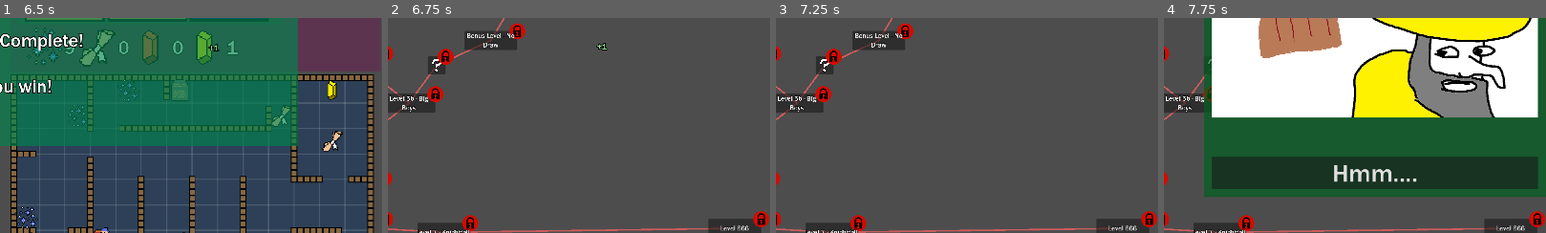
Above: before the commit, frames 1-4 (left to right).
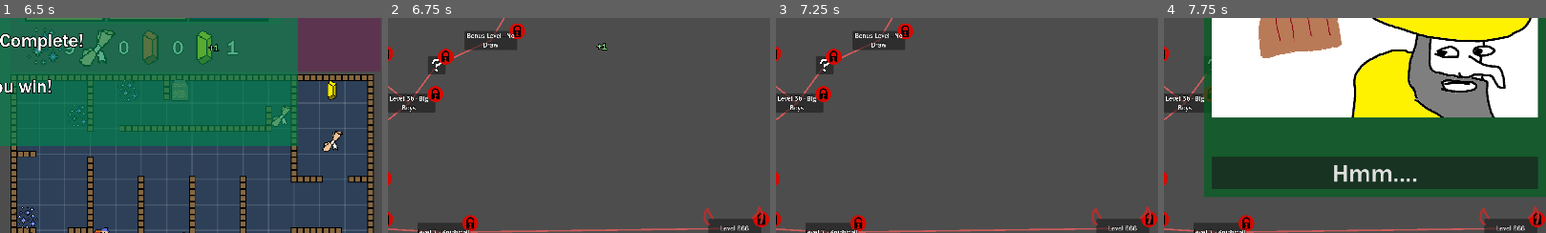
Above: after the commit, the same moments.

Repository: oliveman521/We-Wizards-Three
Game: Godot game, scene res://Scenes/GameScene.tscn
Two runs of this game, one before a commit and one after it. Both use one fixed random seed, a clock stepped at 60 frames per second and the inputs below. This scene is started directly instead of the project's main scene.
Inputs (mouse positions are % of the whole screen's width and height, from its top left):
- Up to frame 1 (6.5 s): click (58, 24) at 0.52 s; move the mouse to (72, 45) at 1.27 s; hold Right (labyrinth_right) 1.28-2.03 s; tap Ctrl (labyrinth_boost) at 1.35, 5.85 s; click (72, 45) at 1.42 s; tap Enter at 2 s; move the mouse to (30, 55) at 2.02 s; hold Down (labyrinth_down) 2.03-2.78 s; tap F (ship_shoot1) at 2.1 s; move the mouse to (60, 28) at 2.77 s; hold Right (labyrinth_right) 2.78-3.53 s; tap G (ship_shoot2) at 2.85 s; tap Space at 3.5 s; move the mouse to (45, 70) at 3.52 s; hold Up (labyrinth_up) 3.53-4.28 s; tap H (ship_shoot3) at 3.6 s; click (45, 70) at 3.67 s; move the mouse to (80, 65) at 4.27 s; hold P 4.28-5.03 s; hold Left (labyrinth_left) 4.28-5.78 s; move the mouse to (20, 35) at 5.02 s; tap O at 5.1 s; move the mouse to (55, 50) at 5.77 s; hold Down (labyrinth_down) from 5.78 s (still down); click (55, 50) at 5.92 s
- Up to frame 2 (6.75 s): move the mouse to (35, 25) at 6.52 s; release Down (labyrinth_down) at 6.53 s; hold Right (labyrinth_right) from 6.53 s (still down); tap F (ship_shoot1) at 6.6 s
- Up to frame 3 (7.25 s): keep holding Right (labyrinth_right)
- Up to frame 4 (7.75 s): release Right (labyrinth_right) at 7.25 s; click (11, 27) at 7.27 s
The pictures show only the part of the screen within x 50-100%, y 36-86%; the shares and areas given below are measured in that part.

Frame 1 is identical in both runs. In frame 2, 0.2% of the frame differs, in the area x 82-99%, y 87-97%; in frame 3, 0.2%; in frame 4, 0.2%.

Commit message:
Organized some Sprites + Resources can't spawn on a cell with collider

Diff:
--- a/Enemies/enemy_archer.tscn
+++ b/Enemies/enemy_archer.tscn
@@ -2,7 +2,7 @@
 
 [ext_resource type="PackedScene" uid="uid://dxstlyven322l" path="res://Enemies/enemy_base.tscn" id="1_ru7do"]
 [ext_resource type="PackedScene" uid="uid://dkn1p6g0q7pqb" path="res://Projectiles/projectile_arrow.tscn" id="2_a75xx"]
-[ext_resource type="Texture2D" uid="uid://cjb1srtgrk802" path="res://Sprites/archer.png" id="3_hk655"]
+[ext_resource type="Texture2D" uid="uid://cjb1srtgrk802" path="res://Sprites/Enemies/archer.png" id="3_hk655"]
 
 [node name="archer" instance=ExtResource("1_ru7do")]
 enemy_name = "archer"
--- a/Enemies/enemy_base.tscn
+++ b/Enemies/enemy_base.tscn
@@ -1,7 +1,7 @@
 [gd_scene load_steps=4 format=3 uid="uid://dxstlyven322l"]
 
 [ext_resource type="Script" path="res://Enemies/Enemy.gd" id="1_kdqp5"]
-[ext_resource type="Texture2D" uid="uid://dmfnvhpd45csc" path="res://Sprites/Knight.png" id="2_qc5tx"]
+[ext_resource type="Texture2D" uid="uid://dmfnvhpd45csc" path="res://Sprites/Enemies/Knight.png" id="2_qc5tx"]
 
 [sub_resource type="RectangleShape2D" id="RectangleShape2D_ox81m"]
 size = Vector2(54, 93)
--- a/Enemies/enemy_hulking_peasent.tscn
+++ b/Enemies/enemy_hulking_peasent.tscn
@@ -1,7 +1,7 @@
 [gd_scene load_steps=3 format=3 uid="uid://d02ehopagg68u"]
 
 [ext_resource type="PackedScene" uid="uid://dxstlyven322l" path="res://Enemies/enemy_base.tscn" id="1_01gl7"]
-[ext_resource type="Texture2D" uid="uid://d2va2o6ut61eg" path="res://Sprites/HulkingPeasent.png" id="2_pfqre"]
+[ext_resource type="Texture2D" uid="uid://d2va2o6ut61eg" path="res://Sprites/Enemies/HulkingPeasent.png" id="2_pfqre"]
 
 [node name="Hulking Peasent" instance=ExtResource("1_01gl7")]
 enemy_name = "Hulking Peasent"
--- a/Enemies/enemy_jester.tscn
+++ b/Enemies/enemy_jester.tscn
@@ -1,7 +1,7 @@
 [gd_scene load_steps=4 format=3 uid="uid://c6afi4js5waro"]
 
 [ext_resource type="PackedScene" uid="uid://dxstlyven322l" path="res://Enemies/enemy_base.tscn" id="1_6ene5"]
-[ext_resource type="Texture2D" uid="uid://6dh3axxlxnej" path="res://Sprites/jester.png" id="2_5l61o"]
+[ext_resource type="Texture2D" uid="uid://6dh3axxlxnej" path="res://Sprites/Enemies/jester.png" id="2_5l61o"]
 [ext_resource type="Script" path="res://Enemies/Enemy_SineMovement.gd" id="2_45bwe"]
 
 [node name="Jester" instance=ExtResource("1_6ene5")]
--- a/Enemies/enemy_peasent.tscn
+++ b/Enemies/enemy_peasent.tscn
@@ -1,7 +1,7 @@
 [gd_scene load_steps=3 format=3 uid="uid://b5t5chbh5x6vr"]
 
 [ext_resource type="PackedScene" uid="uid://dxstlyven322l" path="res://Enemies/enemy_base.tscn" id="1_oe4n6"]
-[ext_resource type="Texture2D" uid="uid://d2hhnfr53jfug" path="res://Sprites/Peasent.png" id="2_hex7u"]
+[ext_resource type="Texture2D" uid="uid://d2hhnfr53jfug" path="res://Sprites/Enemies/Peasent.png" id="2_hex7u"]
 
 [node name="Peasent" instance=ExtResource("1_oe4n6")]
 enemy_name = "Peasent"
--- a/Enemies/enemy_seige_engine.tscn
+++ b/Enemies/enemy_seige_engine.tscn
@@ -1,7 +1,7 @@
 [gd_scene load_steps=9 format=3 uid="uid://c67dhecvk3b28"]
 
 [ext_resource type="PackedScene" uid="uid://dxstlyven322l" path="res://Enemies/enemy_base.tscn" id="1_qbjvi"]
-[ext_resource type="Texture2D" uid="uid://1o4747o6apvp" path="res://Sprites/Seige Engine.png" id="2_w238u"]
+[ext_resource type="Texture2D" uid="uid://1o4747o6apvp" path="res://Sprites/Enemies/Seige Engine.png" id="2_w238u"]
 
 [sub_resource type="AtlasTexture" id="AtlasTexture_4m3x5"]
 atlas = ExtResource("2_w238u")
--- a/Scenes/Level Select Scene.tscn
+++ b/Scenes/Level Select Scene.tscn
@@ -1,8 +1,9 @@
-[gd_scene load_steps=50 format=3 uid="uid://bpfb1n271ove4"]
+[gd_scene load_steps=51 format=3 uid="uid://bpfb1n271ove4"]
 
 [ext_resource type="Script" path="res://Scenes/Level Select Map/LevelSelectMenu.gd" id="1_xcx1n"]
 [ext_resource type="Script" path="res://Scenes/Level Select Map/MapManager.gd" id="2_6iwrn"]
 [ext_resource type="PackedScene" uid="uid://bhr4pv0d0tl4m" path="res://Scenes/Level Select Map/Map Nodes/MapNode_Level.tscn" id="3_qvwta"]
+[ext_resource type="Texture2D" uid="uid://cm7a3qxas4otc" path="res://Sprites/Map Doodles/Start Here.png" id="3_s64fk"]
 [ext_resource type="Texture2D" uid="uid://4b7li4hxaxkh" path="res://Sprites/Comic Panels/Knock at the door.png" id="4_ayamc"]
 [ext_resource type="Script" path="res://Scenes/Level Select Map/Info Panels/TutorialInfoPage.gd" id="5_2m5ee"]
 [ext_resource type="PackedScene" uid="uid://cklv7m4x0ijqb" path="res://Scenes/Level Select Map/Map Nodes/MapNode_New_Card.tscn" id="5_64jv8"]
@@ -21,7 +22,6 @@
 [ext_resource type="PackedScene" uid="uid://dmdss2aqbb1lg" path="res://Scenes/Levels/Level 2.tscn" id="16_okn0a"]
 [ext_resource type="PackedScene" uid="uid://ccqqvfnjhvb3t" path="res://Cards/Card Pool/card_supercharge.tscn" id="19_0o358"]
 [ext_resource type="PackedScene" uid="uid://bhq4tuy1yifyy" path="res://Cards/Card Pool/card_scortched_earth.tscn" id="20_tkhon"]
-[ext_resource type="Texture2D" uid="uid://cm7a3qxas4otc" path="res://Sprites/UI Icons/Start Here.png" id="21_1hvxb"]
 [ext_resource type="PackedScene" uid="uid://c3nxruvppvko5" path="res://Cards/Card Pool/card_well_read.tscn" id="21_bj66l"]
 [ext_resource type="PackedScene" uid="uid://ddmofotpnip81" path="res://Scenes/Levels/Level 3a.tscn" id="21_ditay"]
 [ext_resource type="PackedScene" uid="uid://deoygvkkffvpu" path="res://Cards/Card Pool/card_magma_spray.tscn" id="21_lwsqc"]
@@ -38,7 +38,8 @@
 [ext_resource type="PackedScene" uid="uid://cthet27f7cioc" path="res://Scenes/Levels/Level 6.tscn" id="33_fxcku"]
 [ext_resource type="PackedScene" uid="uid://dfuh7fif3lr3e" path="res://Cards/Card Pool/card_lightning_scroll_recipe.tscn" id="33_kctbv"]
 [ext_resource type="PackedScene" uid="uid://o3tq5x43hvo7" path="res://Scenes/Levels/Level 7 - Knightfall.tscn" id="35_f7wne"]
-[ext_resource type="PackedScene" uid="uid://djyq018lrnfov" path="res://Scenes/Levels/Level 666.tscn" id="35_l4csk"]
+[ext_resource type="PackedScene" uid="uid://djyq018lrnfov" path="res://Scenes/Levels/Level 666.tscn" id="36_gc4ss"]
+[ext_resource type="Texture2D" uid="uid://c5da5jr0p5j5o" path="res://Sprites/Map Doodles/devil horns.png" id="37_xackh"]
 
 [sub_resource type="Resource" id="Resource_fwqn5"]
 script = ExtResource("5_2m5ee")
@@ -143,7 +144,7 @@
 [node name="StartHere" type="Sprite2D" parent="Map Manager"]
 position = Vector2(162, 187)
 scale = Vector2(0.553061, 0.553061)
-texture = ExtResource("21_1hvxb")
+texture = ExtResource("3_s64fk")
 
 [node name="info - Intro (5 pages)" parent="Map Manager" node_paths=PackedStringArray("connected_map_nodes") instance=ExtResource("13_7kiee")]
 offset_left = 196.0
@@ -335,15 +336,20 @@
 offset_right = 1167.0
 offset_bottom = 956.0
 level = ExtResource("35_f7wne")
-connected_map_nodes = [NodePath("../Cards - Lightning Scroll Recipe (+3 others)"), NodePath("../Level - level 666")]
-
-[node name="Level - level 666" parent="Map Manager" node_paths=PackedStringArray("connected_map_nodes") instance=ExtResource("3_qvwta")]
+connected_map_nodes = [NodePath("../Cards - Lightning Scroll Recipe (+3 others)"), NodePath("../Level - Level 666")]
+
+[node name="Level - Level 666" parent="Map Manager" node_paths=PackedStringArray("connected_map_nodes") instance=ExtResource("3_qvwta")]
 offset_left = 1765.0
 offset_top = 898.0
 offset_right = 1898.0
 offset_bottom = 946.0
-level = ExtResource("35_l4csk")
+level = ExtResource("36_gc4ss")
 connected_map_nodes = [NodePath("../Level - Level 7 - Knightfall")]
+
+[node name="DevilHorns" type="Sprite2D" parent="Map Manager"]
+position = Vector2(1826, 894)
+scale = Vector2(0.410593, 0.391358)
+texture = ExtResource("37_xackh")
 
 [node name="Edit Deck Button" type="Button" parent="."]
 unique_name_in_owner = true
--- a/Scenes/StoreroomManager.gd
+++ b/Scenes/StoreroomManager.gd
@@ -73,30 +73,40 @@
 	return null
 
 func spawn_pickup() -> void:
-	#TODO Check for collisions
-	const min_cells_from_player = 2
-	var min_dist_from_player: float = min_cells_from_player * grid.cell_size.x
-
 	var pickup_type: Supply = choose_random_pickup_type() as Supply
 	var new_pickup: Pickup = pickup_prefab.instantiate() as Pickup
 
 	pickup_spawner.add_child(new_pickup)
+	var cell = pick_vacant_cell()
 
-	var cell: Vector2
+	new_pickup.global_position = grid.cell_to_world_pos(cell)
+	new_pickup.set_type_of_pickup(pickup_type, randi_range(pickup_type.pickup_count_min, pickup_type.pickup_count_max))
+
+func spawn_snare() -> void:
+	pass
+
+func pick_vacant_cell() -> Vector2i:
+	const min_cells_from_player = 2
+	var min_dist_from_player: float = min_cells_from_player * grid.cell_size.x
+
+	var cell: Vector2i
 	for i in range(1000): #TODO this is bad
 		cell = grid.get_random_cell()
 		var cell_pos: Vector2 = grid.cell_to_world_pos(cell)
 		var dist: float = cell_pos.distance_to(GameManager.apprentice_character.global_position)
 		var player_too_close: bool = dist < min_dist_from_player
 
-		if not player_too_close and not does_cell_have_pickup(cell):
-			break
+		var point: PhysicsPointQueryParameters2D = PhysicsPointQueryParameters2D.new()
+		point.position = cell_pos
+		point.collide_with_areas = true
+		var hits := get_world_2d().direct_space_state.intersect_point(point)
 
-	if not cell:
-		print("failed to find empty cell far enough from player")
+		var cell_has_collider = hits.size() > 0
 
-	new_pickup.global_position = grid.cell_to_world_pos(cell)
-	new_pickup.set_type_of_pickup(pickup_type, randi_range(pickup_type.pickup_count_min, pickup_type.pickup_count_max))
+		if not player_too_close and not does_cell_have_pickup(cell) and not cell_has_collider:
+			return cell
+
+	return Vector2i(2,2)
 
 func does_cell_have_pickup(cell_pos: Vector2) -> bool:
 	for pickup: Pickup in spawned_pickups:
--- a/Scripts/Apprentice_Character_Controller.gd
+++ b/Scripts/Apprentice_Character_Controller.gd
@@ -72,6 +72,7 @@
 		gfx.play()
 
 func _on_collection_hitbox_area_entered(area: Area2D) -> void:
+
 	if area is Pickup:
 		var pickup: Pickup= area as Pickup
 		if pickup.supply_to_be_gained == last_pickup_type:
Renamed: Sprites/HulkingPeasent.png -> Sprites/Enemies/HulkingPeasent.png
Not shown, changed: Sprites/Enemies/HulkingPeasent.png.import
Renamed: Sprites/Knight.png -> Sprites/Enemies/Knight.png
Not shown, added: Sprites/Enemies/Knight.png.import
Renamed: Sprites/Peasent.png -> Sprites/Enemies/Peasent.png
Not shown, changed: Sprites/Enemies/Peasent.png.import
Renamed: Sprites/Seige Engine.png -> Sprites/Enemies/Seige Engine.png
Not shown, changed: Sprites/Enemies/Seige Engine.png.import
Renamed: Sprites/archer.png -> Sprites/Enemies/archer.png
Not shown, changed: Sprites/Enemies/archer.png.import
Renamed: Sprites/jester.png -> Sprites/Enemies/jester.png
Not shown, changed: Sprites/Enemies/jester.png.import
(and 6 more such lines)
